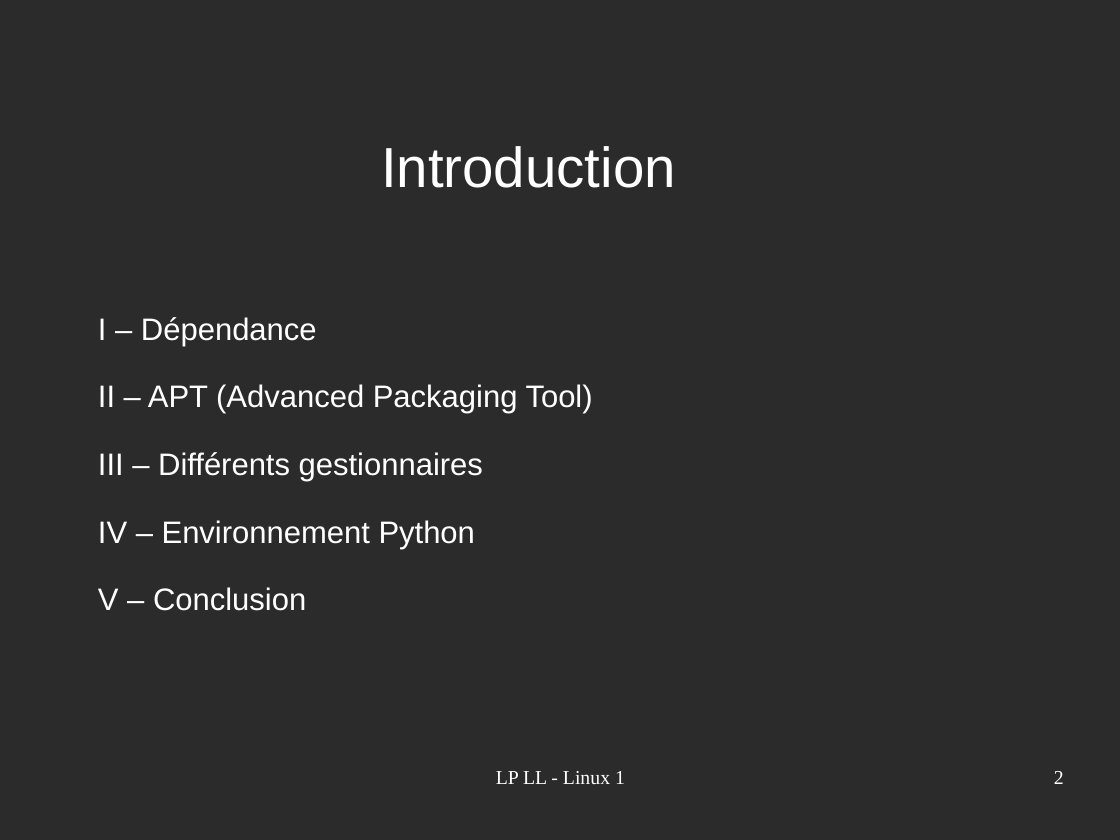
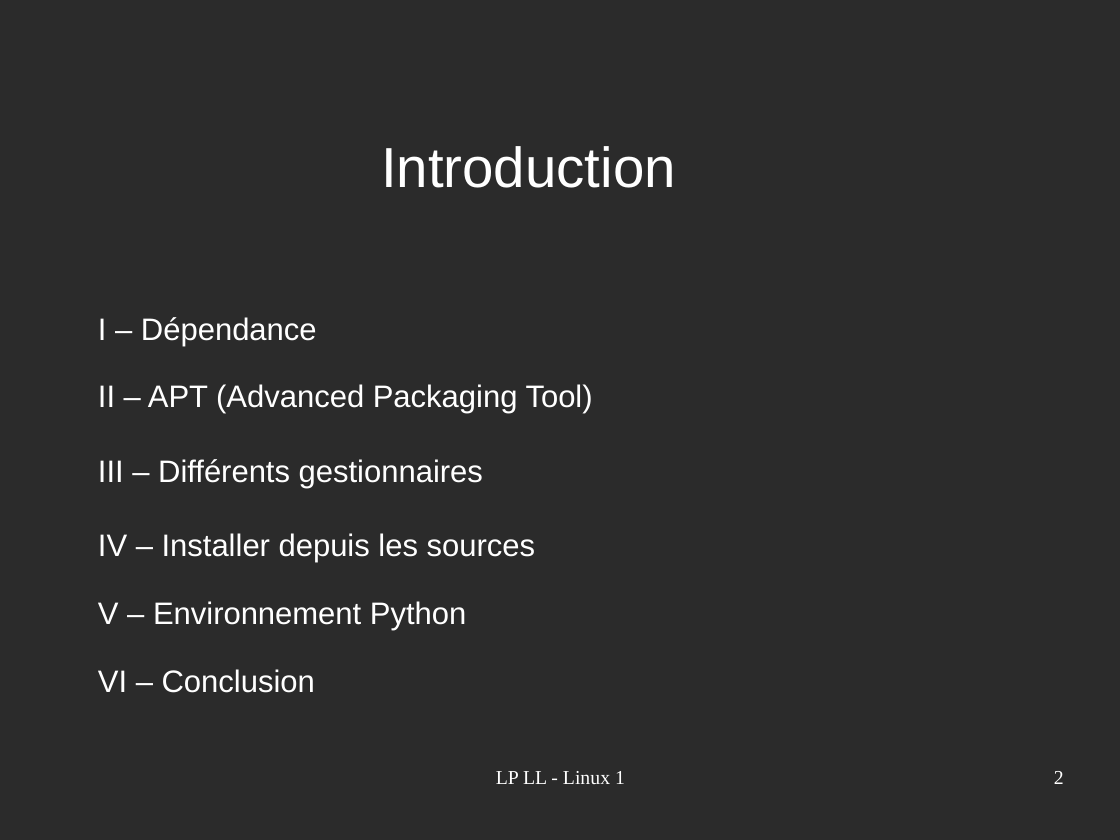
Before and after one commit to acherruau/projetlinux, a slide deck: slide 2 of Linux.odp. Drawn at 1120x840 pixels with LibreOffice and Linux fonts; fonts in the diff are those of the drawing; background and template pictures are left out; a plain dark background stands for a picture behind light text. Boxes give left, top, right and bottom in pixels: in the first picture for what was removed or moved away, otherwise in the second. Text is boxed around its words. In the diff, an @@ line names an element or a change of style, - is before the commit and + after.

Commit message:
ajout diapoinstallation source

```diff
--- a/Linux.odp
+++ b/Linux.odp
@@ text at (98,533,535,693): text changed @@
-IV – Environnement Python
-V – Conclusion
+IV – Installer depuis les sources
+V – Environnement Python
+VI – Conclusion
```
Also in this commit, not shown: 2 other slides changed, 1 slide added.
